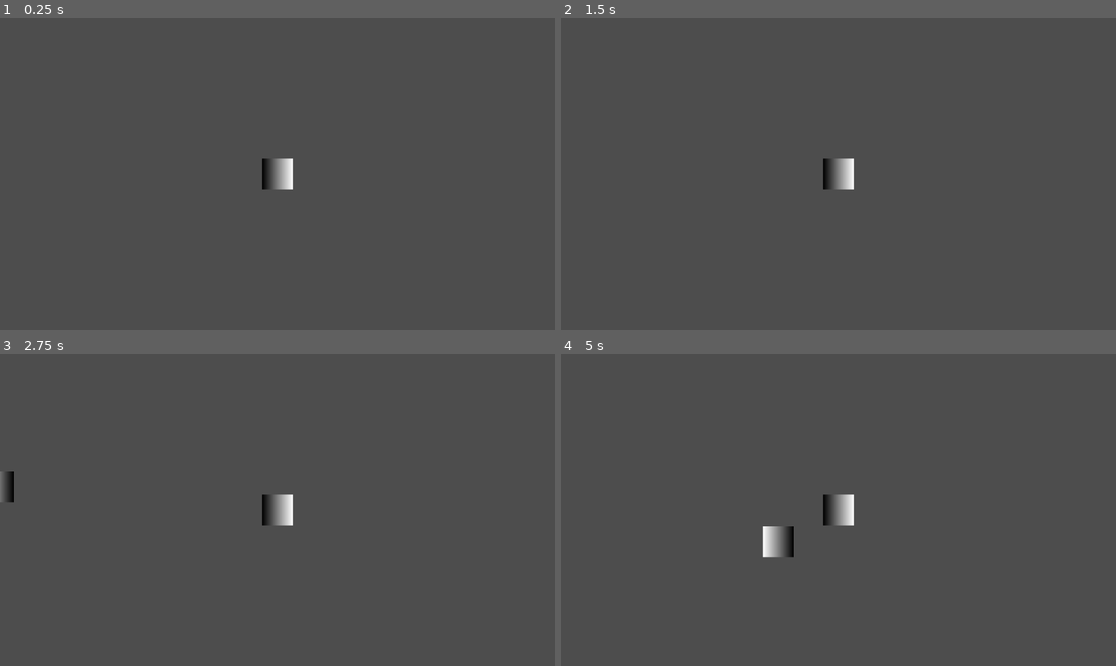
Above: before the commit, frames 1-4 (two rows, left to right).
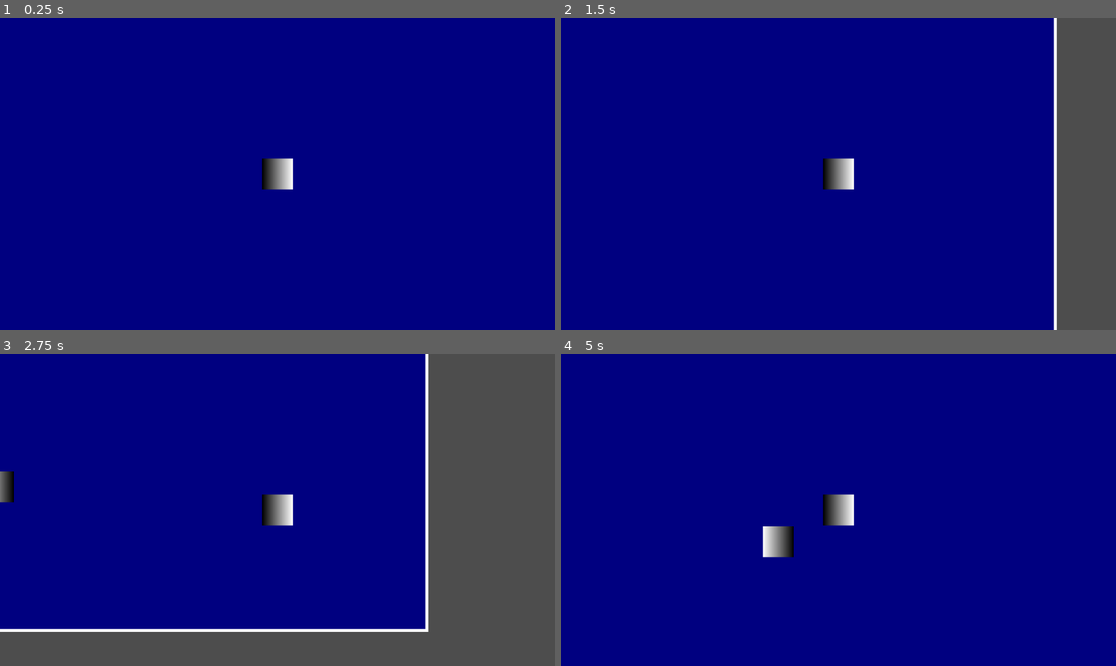
Above: after the commit, the same moments.

Repository: behrtic/axo
Game: Godot game, scene res://scenes/world/main.tscn
Two runs of this game, one before a commit and one after it. Both use one fixed random seed, a clock stepped at 60 frames per second and the inputs below.
Inputs:
- Up to frame 1 (0.25 s): no input
- Up to frame 2 (1.5 s): tap Enter at 0.5 s; hold Right (ui_right) 0.53-1.28 s; hold Down (ui_down) from 1.28 s (still down)
- Up to frame 3 (2.75 s): release Down (ui_down) at 2.03 s; hold Right (ui_right) from 2.03 s (still down)
- Up to frame 4 (5 s): release Right (ui_right) at 2.78 s; hold Up (ui_up) 2.78-3.53 s; hold Left (ui_left) from 3.53 s (still down)

The runs differ from the first frame. In frame 1, 99% of the frame differs, in the area x 0-100%, y 0-100%; in frame 2, 89%; in frame 3, 68%; in frame 4, 99%.

Commit message:
Added Visual Boundary for Arena

Diff:
--- a/scenes/world/main.tscn
+++ b/scenes/world/main.tscn
@@ -12,10 +12,20 @@
 
 [node name="Main" type="Node2D"]
 
-[node name="Player" parent="." instance=ExtResource("1_mli2r")]
-
 [node name="Arena" type="Node2D" parent="."]
 script = SubResource("GDScript_o5qli")
+
+[node name="ColorRect" type="ColorRect" parent="Arena"]
+offset_right = 1200.0
+offset_bottom = 800.0
+color = Color(0, 0, 0.501961, 1)
+
+[node name="Line2D" type="Line2D" parent="Arena"]
+points = PackedVector2Array(0, 0, 1200, 0, 1200, 800, 0, 800, 0, 0)
+width = 6.0
+
+[node name="Player" parent="." instance=ExtResource("1_mli2r")]
+position = Vector2(600, 400)
 
 [node name="EnemySpawner" type="Node2D" parent="."]
 script = ExtResource("2_f8fyy")
--- a/scripts/player/player.gd
+++ b/scripts/player/player.gd
@@ -20,5 +20,4 @@
 
 	move_and_slide()
 
-	position.x = clamp(position.x, 0, arena_size.x)
-	position.y = clamp(position.y, 0, arena_size.y)
+	position = position.clamp(Vector2.ZERO, arena_size)
